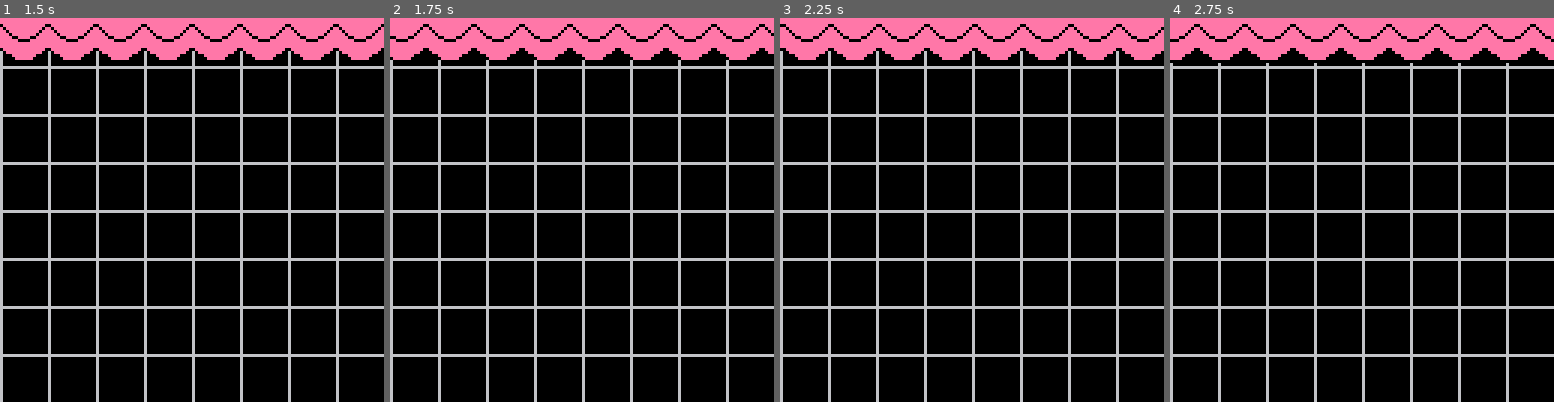
Above: before the commit, frames 1-4 (left to right).
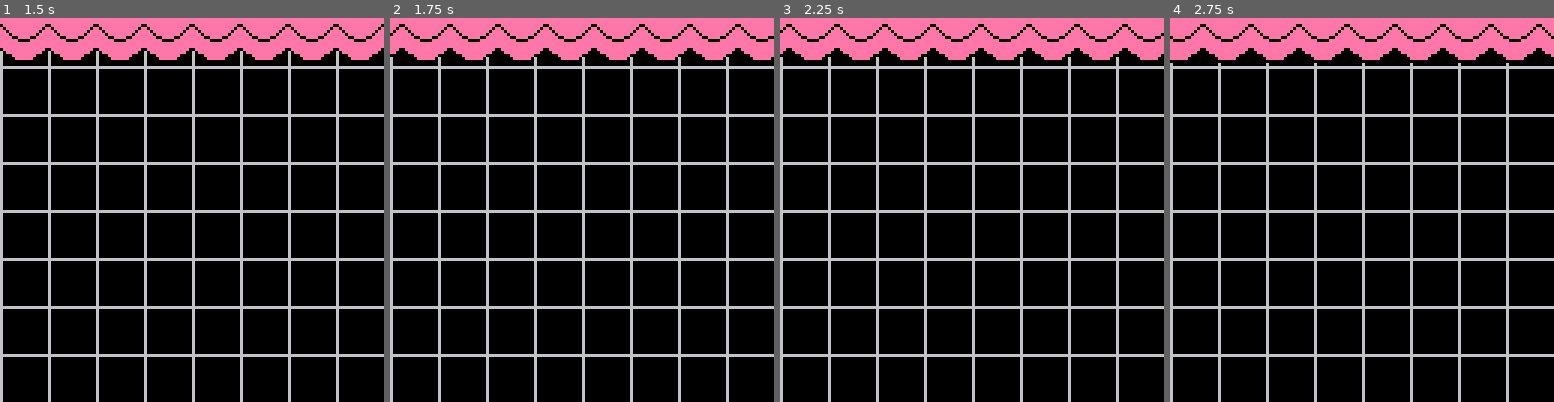
Above: after the commit, the same moments.

Repository: robotspacefish/game-studies
Game: PICO-8 cartridge battletoads.p8
Same seed, same stepped clock (60 frames per second), same inputs: the game is played once before the commit and once after it.
Inputs:
- Up to frame 1 (1.5 s): no input
- Up to frame 2 (1.75 s): hold Right from 1.6 s (still down)
- Up to frame 3 (2.25 s): release Right at 2.1 s
- Up to frame 4 (2.75 s): hold Right from 2.47 s (still down)

Frame 1 is identical in both runs. In frame 2, 3.6% of the frame differs, in the area x 0-100%, y 1-11%; in frame 3, 2.2%; in frame 4, 2.1%.

Commit message:
increase speed

Diff:
--- a/battletoads.p8
+++ b/battletoads.p8
@@ -5,7 +5,7 @@
 function _init()
 
   is_moving_forward = false
-  speed = 1
+  speed = 3
   first_row = {}
 
 
